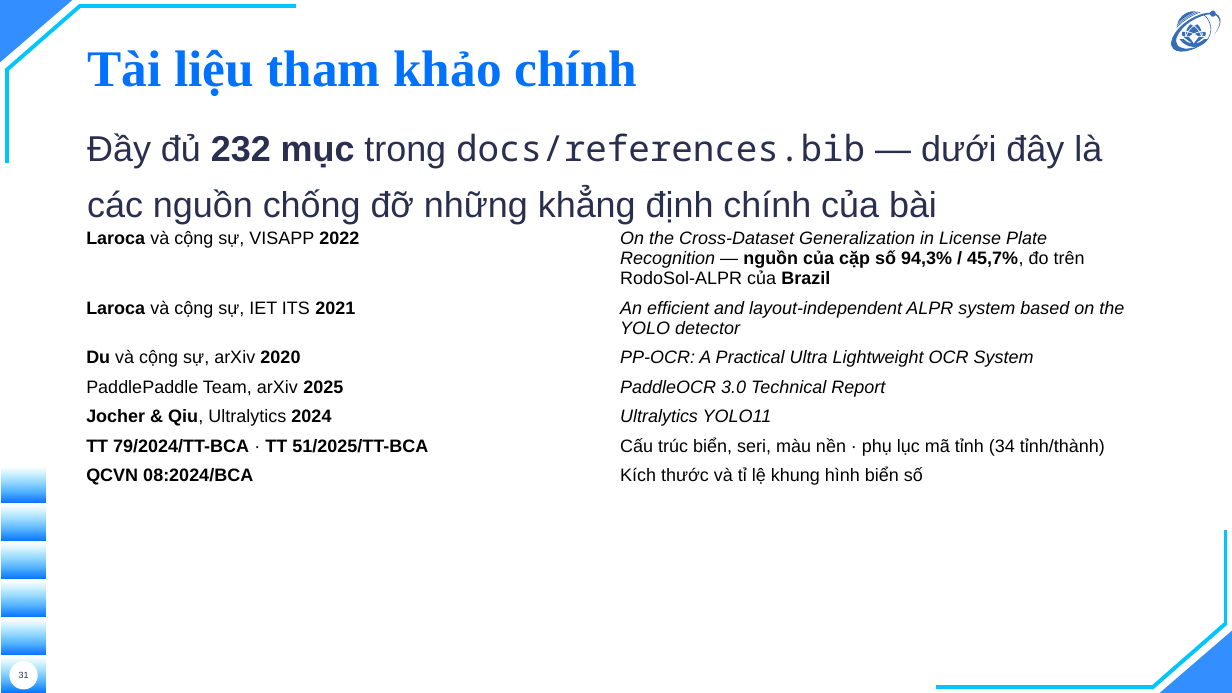
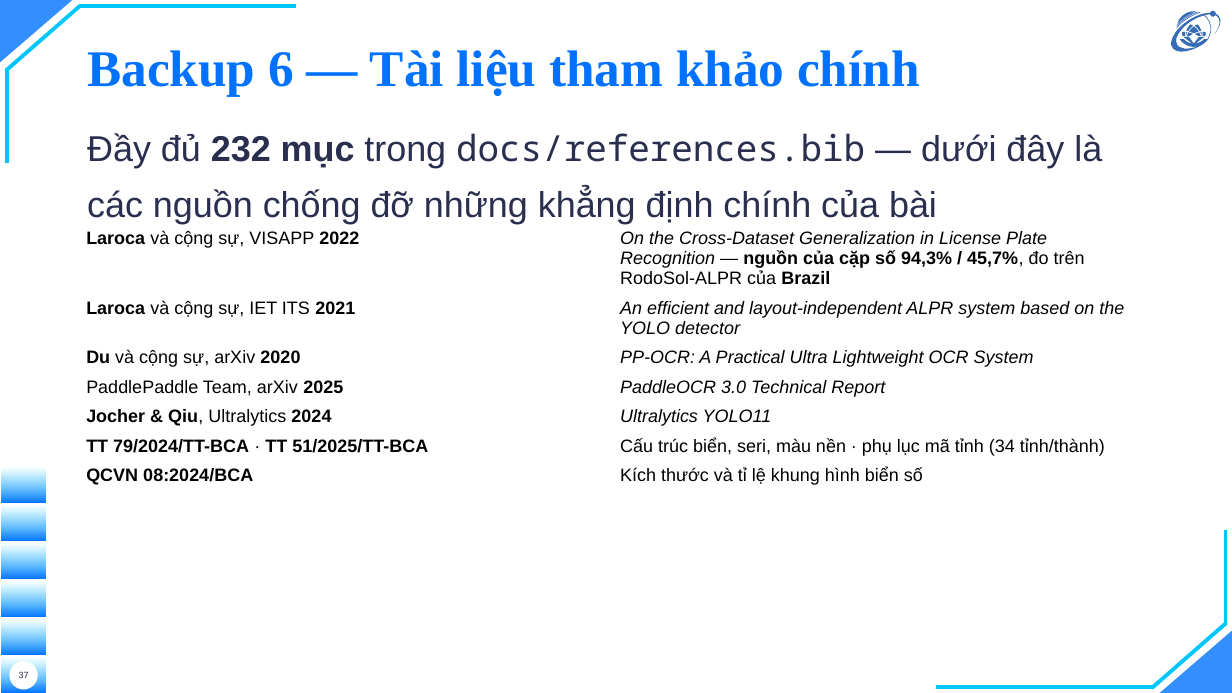
Before and after one commit to hieunguyen2604/alpr-do-an-mon-hoc, a slide deck: slide 37 of docs/slides/slides.pptx (slide 31 before the commit). Drawn at 1232x693 pixels with LibreOffice and Linux fonts; fonts in the diff are those of the drawing; background and template pictures are left out. Boxes give left, top, right and bottom in pixels: in the first picture for what was removed or moved away, otherwise in the second. Text is boxed around its words. In the diff, an @@ line names an element or a change of style, - is before the commit and + after.

```diff
--- a/docs/slides/slides.pptx
+++ b/docs/slides/slides.pptx
@@ title at box(87, 49, 920, 97): text changed @@
-Tài liệu tham khảo chính
+Backup 6 — Tài liệu tham khảo chính
@@ page number at box(19, 672, 29, 678): text changed @@
-31
+37
```
Also in this commit, not shown: 6 other slides changed, 4 slides added, 1 slide removed, 5 other files.
